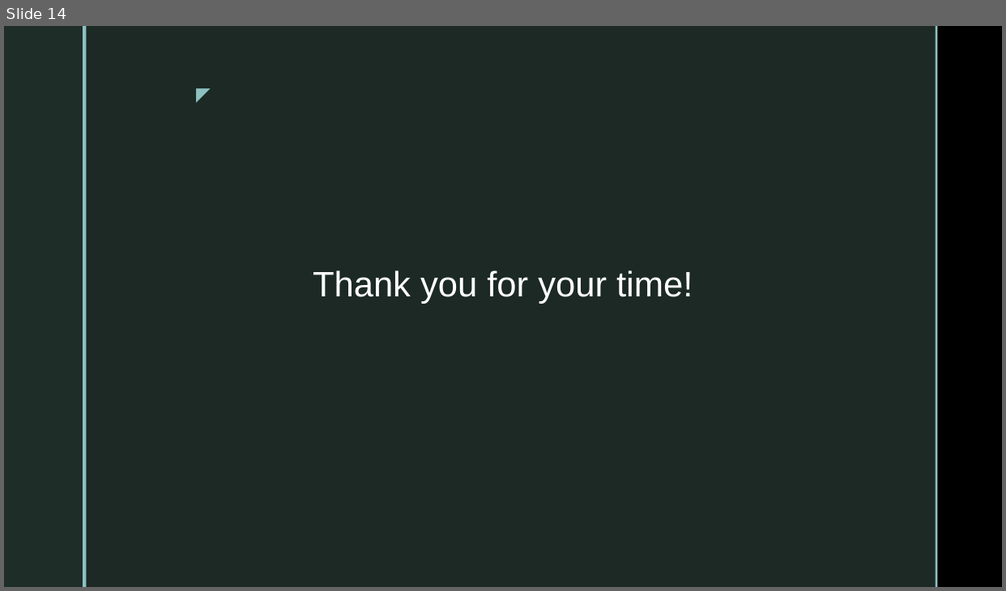
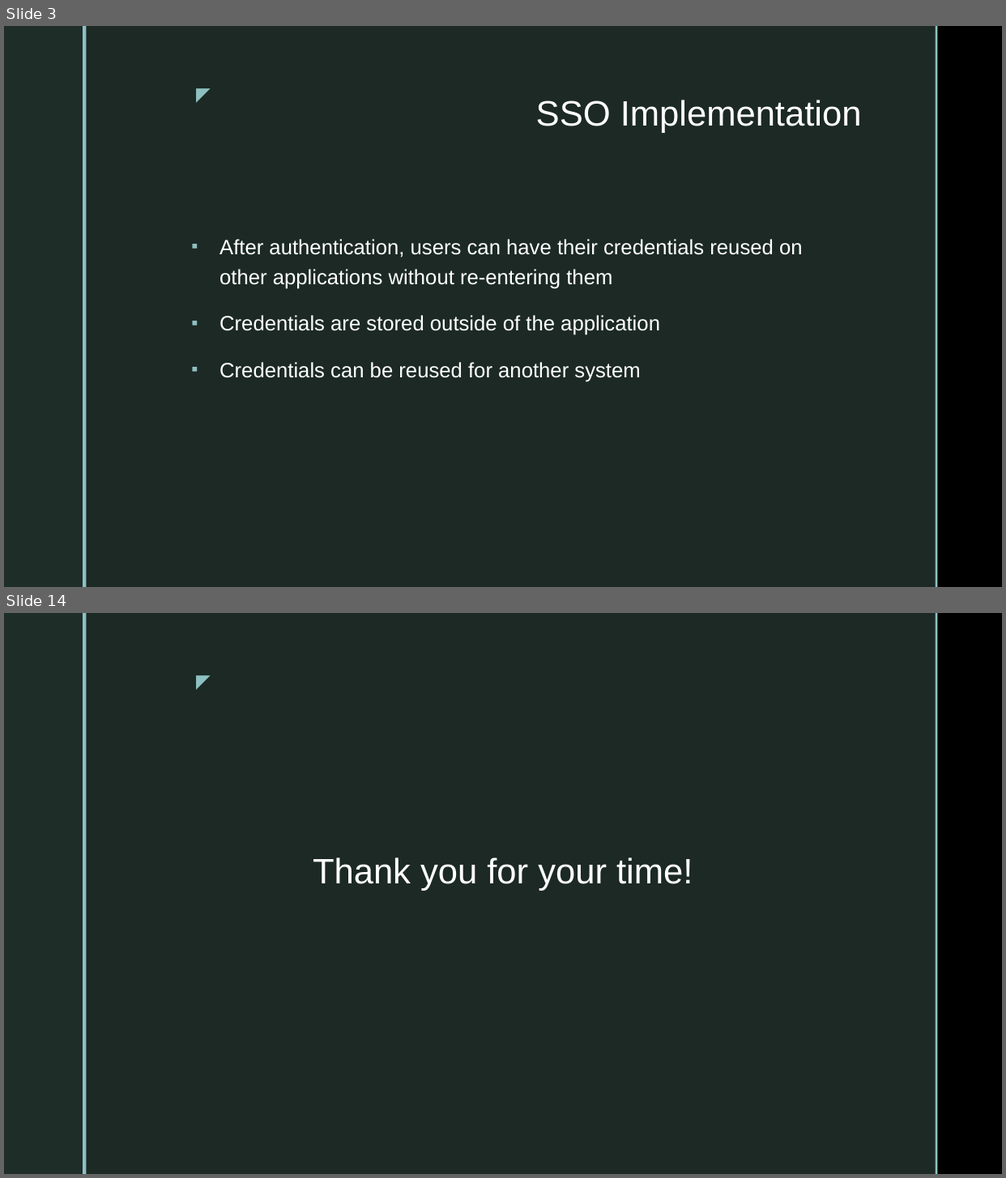
Before and after one commit to elizabethmhinz/CSD-370, a slide deck: module-1/Assignment 1.2 Presentation - Hinz.pptx. Shown one above the other, each under a label of ours: slide 14 before the commit, slides 3 and 14 after it; the slides between them are not shown. The pictures are 1006x591 and 1006x1178 pixels, drawn with LibreOffice and Linux fonts; fonts in the diff are those of the drawing; background and template pictures are left out. Boxes give left, top, right and bottom in pixels: in the first picture for what was removed or moved away, otherwise in the second. Text is boxed around its words. In the diff, an @@ line names an element or a change of style, - is before the commit and + after.

```diff
--- a/module-1/Assignment 1.2 Presentation - Hinz.pptx
+++ b/module-1/Assignment 1.2 Presentation - Hinz.pptx
@@ slide 3 added at <box>4,26,1002,587</box>, background picture (left out); not listed: 5 template elements that a slide beside it also shows @@
@@ title added at <box>536,100,862,133</box>, 34 pt, text #FFFFFF @@
+SSO Implementation
@@ text added at <box>219,239,803,382</box>, 20 pt, text #FFFFFF @@
+▪ After authentication, users can have their credentials reused on other applications without re-entering them
+▪ Credentials are stored outside of the application
+▪ Credentials can be reused for another system
```
Also in this commit, not shown: 1 slide changed, 12 other slides added, 12 slides removed, 2 other files.
